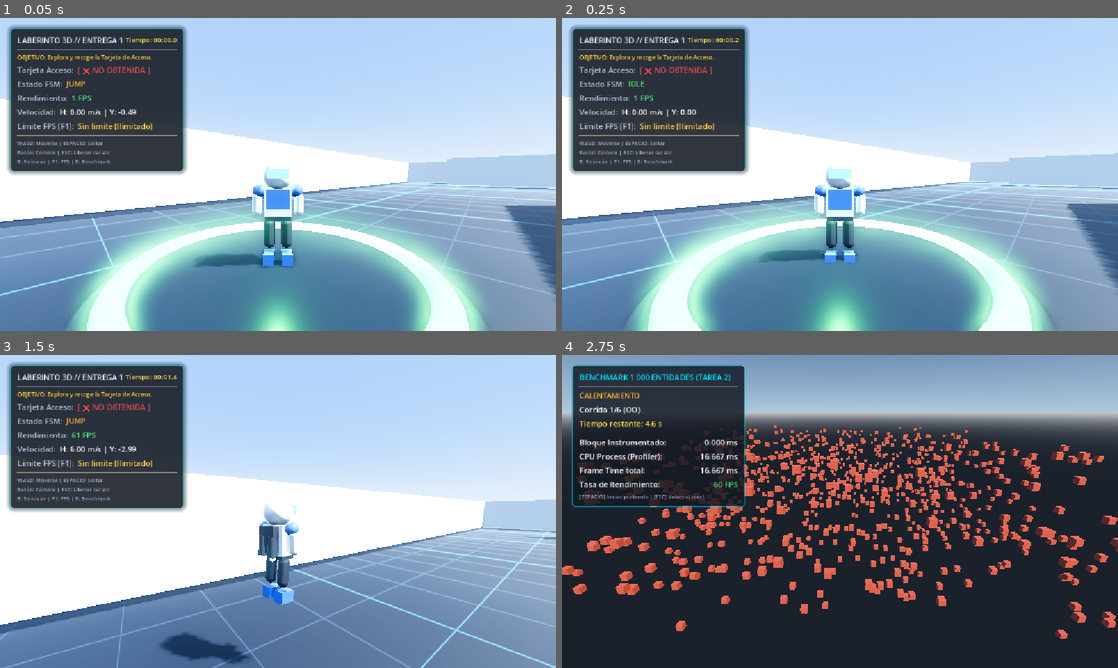
Above: before the commit, frames 1-4 (two rows, left to right).
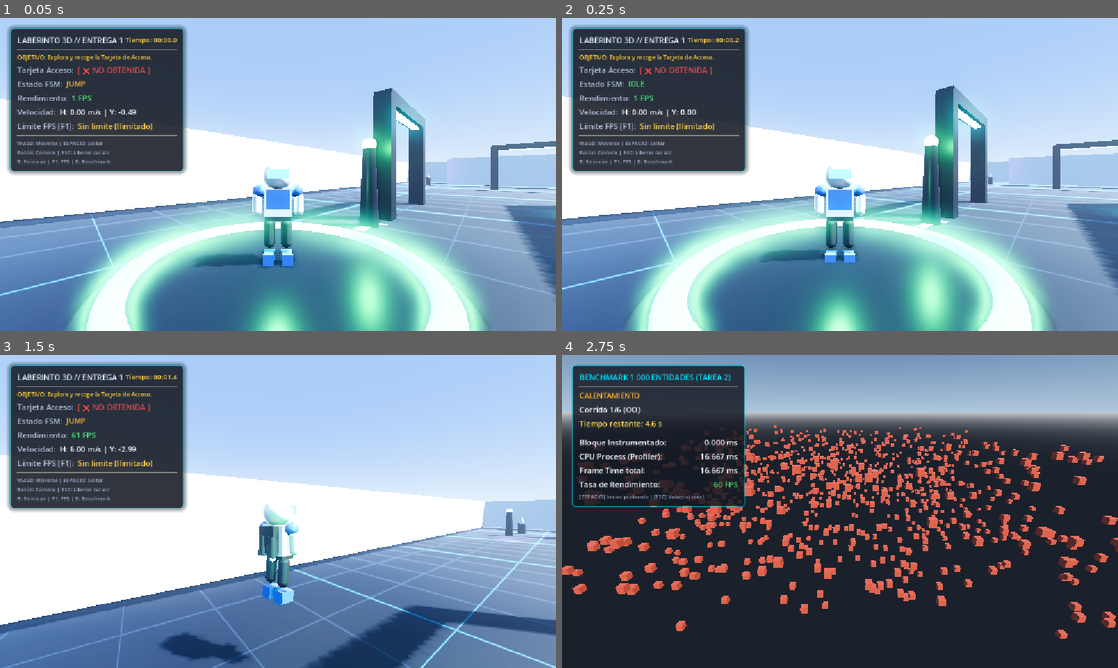
Above: after the commit, the same moments.

Repository: Xavii-rod03/Juego3D
Game: Godot game, scene res://scenes/level.tscn
Same seed, same stepped clock (60 frames per second), same inputs: the game is played once before the commit and once after it.
Inputs (mouse positions are in pixels of both pictures, inside the frame that each line leads up to):
- Up to frame 1 (0.05 s): no input
- Up to frame 2 (0.25 s): no input
- Up to frame 3 (1.5 s): tap Enter at 0.5, 1.35 s; move the mouse to (305, 511) at 0.52 s; hold W (move_forward) from 0.53 s (still down); tap Space (jump) at 0.6, 0.77, 1.07 s; move the mouse to (250, 511) at 1.27 s
- Up to frame 4 (2.75 s): keep holding W (move_forward); tap Space (jump) at 1.52, 1.55, 1.82, 2.3 s; move the mouse to (851, 505) at 2.02 s; tap B at 2.1 s

The runs differ from the first frame. In frame 1, 8.2% of the frame differs, in the area x 14-100%, y 22-100%; in frame 2, 8.2%; in frame 3, 4.7%; in frame 4, nothing differs.

Commit message:
Mejora visual del nivel: balizas de colores, cajas sci-fi, arcos de pasillo, terminales de control y flechas de energia en suelo

Diff:
--- a/scenes/level.tscn
+++ b/scenes/level.tscn
@@ -7,12 +7,18 @@
 [ext_resource type="PackedScene" uid="uid://c8m3v9x2k1b7p" path="res://scenes/interactables/key_item.tscn" id="4_key"]
 [ext_resource type="PackedScene" uid="uid://df2k8v4m9b7w1" path="res://scenes/interactables/door_gate.tscn" id="5_door"]
 [ext_resource type="PackedScene" uid="uid://b6k4v9x1n3q7m" path="res://scenes/interactables/goal_zone.tscn" id="6_goal"]
+[ext_resource type="PackedScene" uid="uid://dm4n8k2v1b7q9" path="res://scenes/props/light_beacon.tscn" id="7_beacon"]
+[ext_resource type="PackedScene" uid="uid://cx8m4n2k1v7b3" path="res://scenes/props/sci_fi_crate.tscn" id="8_crate"]
+[ext_resource type="PackedScene" uid="uid://b7v2k9n4m1x3q" path="res://scenes/props/corridor_arch.tscn" id="9_arch"]
+[ext_resource type="PackedScene" uid="uid://c3m7n9k2v1b8w" path="res://scenes/props/control_terminal.tscn" id="10_terminal"]
+[ext_resource type="PackedScene" uid="uid://b2m8n4k1v9b7c" path="res://scenes/props/energy_arrow.tscn" id="11_arrow"]
+[ext_resource type="PackedScene" uid="uid://dm7n4v2k1b9w8" path="res://scenes/props/jump_pad_platform.tscn" id="12_platform"]
 
 [sub_resource type="ProceduralSkyMaterial" id="SkyMat_rich"]
-sky_top_color = Color(0.28, 0.52, 0.92, 1)
-sky_horizon_color = Color(0.75, 0.83, 0.92, 1)
-ground_bottom_color = Color(0.12, 0.14, 0.18, 1)
-ground_horizon_color = Color(0.6, 0.7, 0.82, 1)
+sky_top_color = Color(0.24, 0.46, 0.88, 1)
+sky_horizon_color = Color(0.72, 0.82, 0.94, 1)
+ground_bottom_color = Color(0.1, 0.12, 0.16, 1)
+ground_horizon_color = Color(0.55, 0.65, 0.78, 1)
 sun_angle_max = 35.0
 
 [sub_resource type="Sky" id="Sky_env"]
@@ -22,28 +28,28 @@
 background_mode = 2
 sky = SubResource("Sky_env")
 tonemap_mode = 3
-tonemap_exposure = 1.08
+tonemap_exposure = 1.1
 ssao_enabled = true
 ssao_radius = 1.6
 ssao_intensity = 2.2
 glow_enabled = true
 glow_intensity = 0.9
-glow_bloom = 0.18
+glow_bloom = 0.2
 fog_enabled = true
-fog_light_color = Color(0.7, 0.8, 0.92, 1)
+fog_light_color = Color(0.68, 0.78, 0.9, 1)
 fog_density = 0.003
 fog_sky_affect = 0.25
 
 [sub_resource type="ShaderMaterial" id="ShaderMat_floor"]
 render_priority = 0
 shader = ExtResource("1_grid_shader")
-shader_parameter/background_color = Color(0.11, 0.13, 0.17, 1)
-shader_parameter/grid_color = Color(0.22, 0.28, 0.38, 1)
-shader_parameter/accent_grid_color = Color(0, 0.85, 0.95, 0.35)
+shader_parameter/background_color = Color(0.1, 0.12, 0.16, 1)
+shader_parameter/grid_color = Color(0.2, 0.26, 0.36, 1)
+shader_parameter/accent_grid_color = Color(0, 0.88, 1, 0.4)
 shader_parameter/grid_size = 2.0
 shader_parameter/line_thickness = 0.02
-shader_parameter/roughness = 0.55
-shader_parameter/metallic = 0.15
+shader_parameter/roughness = 0.5
+shader_parameter/metallic = 0.18
 
 [sub_resource type="BoxMesh" id="Mesh_floor"]
 material = SubResource("ShaderMat_floor")
@@ -53,23 +59,23 @@
 size = Vector3(70, 1, 70)
 
 [sub_resource type="StandardMaterial3D" id="Mat_WallBody"]
-albedo_color = Color(0.88, 0.9, 0.94, 1)
+albedo_color = Color(0.88, 0.91, 0.95, 1)
 roughness = 0.45
 
 [sub_resource type="StandardMaterial3D" id="Mat_WallTrim"]
-albedo_color = Color(0.18, 0.2, 0.25, 1)
+albedo_color = Color(0.16, 0.18, 0.24, 1)
 roughness = 0.5
-metallic = 0.3
+metallic = 0.35
 
 [sub_resource type="StandardMaterial3D" id="Mat_NeonCyan"]
-albedo_color = Color(0, 0.88, 1, 1)
+albedo_color = Color(0, 0.9, 1, 1)
 emission_enabled = true
-emission = Color(0, 0.88, 1, 1)
-emission_energy_multiplier = 2.0
+emission = Color(0, 0.9, 1, 1)
+emission_energy_multiplier = 2.5
 
 [sub_resource type="StandardMaterial3D" id="Mat_StartPad"]
-albedo_color = Color(0.15, 0.18, 0.22, 1)
-metallic = 0.5
+albedo_color = Color(0.14, 0.16, 0.2, 1)
+metallic = 0.6
 roughness = 0.3
 
 [sub_resource type="CylinderMesh" id="CylinderMesh_start"]
@@ -79,10 +85,10 @@
 height = 0.15
 
 [sub_resource type="StandardMaterial3D" id="Mat_StartRing"]
-albedo_color = Color(0.2, 0.9, 0.4, 1)
+albedo_color = Color(0.2, 0.95, 0.45, 1)
 emission_enabled = true
-emission = Color(0.2, 0.9, 0.4, 1)
-emission_energy_multiplier = 2.0
+emission = Color(0.2, 0.95, 0.45, 1)
+emission_energy_multiplier = 2.5
 
 [sub_resource type="TorusMesh" id="TorusMesh_startring"]
 material = SubResource("Mat_StartRing")
@@ -123,12 +129,12 @@
 
 [node name="DirectionalLight3D" type="DirectionalLight3D" parent="."]
 transform = Transform3D(0.766044, -0.492404, 0.413176, 0, 0.642788, 0.766044, -0.642788, -0.586824, 0.492404, 0, 20, 0)
-light_color = Color(1, 0.96, 0.9, 1)
-light_energy = 1.25
+light_color = Color(1, 0.97, 0.92, 1)
+light_energy = 1.3
 shadow_enabled = true
 directional_shadow_mode = 2
 directional_shadow_blend_splits = true
-directional_shadow_fade_start = 0.8
+directional_shadow_fade_start = 0.85
 
 [node name="Floor" type="StaticBody3D" parent="."]
 transform = Transform3D(1, 0, 0, 0, 1, 0, 0, 0, 1, 0, -0.5, 0)
@@ -152,9 +158,9 @@
 
 [node name="StartLight" type="OmniLight3D" parent="StartPad"]
 transform = Transform3D(1, 0, 0, 0, 1, 0, 0, 0, 1, 0, 1.5, 0)
-light_color = Color(0.2, 0.9, 0.4, 1)
-light_energy = 2.0
-omni_range = 5.0
+light_color = Color(0.2, 0.95, 0.45, 1)
+light_energy = 2.2
+omni_range = 5.5
 
 [node name="MazeWalls" type="Node3D" parent="."]
 
@@ -276,6 +282,95 @@
 transform = Transform3D(1.4, 0, 0, 0, 1, 0, 0, 0, 1, 0, 0, 0)
 shape = SubResource("Shape_Wall_8m")
 
+[node name="Props" type="Node3D" parent="."]
+
+[node name="Beacons" type="Node3D" parent="Props"]
+
+[node name="Beacon_Start" parent="Props/Beacons" instance=ExtResource("7_beacon")]
+transform = Transform3D(1, 0, 0, 0, 1, 0, 0, 0, 1, -14, 0, -18)
+beacon_color = Color(0.2, 0.95, 0.45, 1)
+
+[node name="Beacon_Hall" parent="Props/Beacons" instance=ExtResource("7_beacon")]
+transform = Transform3D(1, 0, 0, 0, 1, 0, 0, 0, 1, -3, 0, -12)
+beacon_color = Color(0, 0.9, 1, 1)
+
+[node name="Beacon_KeyRoom" parent="Props/Beacons" instance=ExtResource("7_beacon")]
+transform = Transform3D(1, 0, 0, 0, 1, 0, 0, 0, 1, 15, 0, -22)
+beacon_color = Color(0.7, 0.35, 1, 1)
+
+[node name="Beacon_GateL" parent="Props/Beacons" instance=ExtResource("7_beacon")]
+transform = Transform3D(1, 0, 0, 0, 1, 0, 0, 0, 1, -4.5, 0, 9.5)
+beacon_color = Color(1, 0.55, 0.1, 1)
+
+[node name="Beacon_GateR" parent="Props/Beacons" instance=ExtResource("7_beacon")]
+transform = Transform3D(1, 0, 0, 0, 1, 0, 0, 0, 1, 4.5, 0, 9.5)
+beacon_color = Color(1, 0.55, 0.1, 1)
+
+[node name="Beacon_Goal" parent="Props/Beacons" instance=ExtResource("7_beacon")]
+transform = Transform3D(1, 0, 0, 0, 1, 0, 0, 0, 1, 0, 0, 24)
+beacon_color = Color(1, 0.2, 0.4, 1)
+
+[node name="Arches" type="Node3D" parent="Props"]
+
+[node name="Arch_StartCorridor" parent="Props/Arches" instance=ExtResource("9_arch")]
+transform = Transform3D(1, 0, 0, 0, 1, 0, 0, 0, 1, -10, 0, -18)
+
+[node name="Arch_KeyApproach" parent="Props/Arches" instance=ExtResource("9_arch")]
+transform = Transform3D(-4.37114e-08, 0, 1, 0, 1, 0, -1, 0, -4.37114e-08, 10, 0, -12)
+
+[node name="Arch_GateApproach" parent="Props/Arches" instance=ExtResource("9_arch")]
+transform = Transform3D(1, 0, 0, 0, 1, 0, 0, 0, 1, 0, 0, 5)
+
+[node name="Crates" type="Node3D" parent="Props"]
+
+[node name="Crate_Start1" parent="Props/Crates" instance=ExtResource("8_crate")]
+transform = Transform3D(0.965926, 0, 0.258819, 0, 1, 0, -0.258819, 0, 0.965926, -22, 0, -15)
+
+[node name="Crate_Start2" parent="Props/Crates" instance=ExtResource("8_crate")]
+transform = Transform3D(0.866025, 0, -0.5, 0, 1, 0, 0.5, 0, 0.866025, -23, 0, -13.5)
+
+[node name="Crate_StartStacked" parent="Props/Crates" instance=ExtResource("8_crate")]
+transform = Transform3D(1, 0, 0, 0, 1, 0, 0, 0, 1, -22.5, 1.2, -14.2)
+
+[node name="Crate_KeyRoom1" parent="Props/Crates" instance=ExtResource("8_crate")]
+transform = Transform3D(0.707107, 0, 0.707107, 0, 1, 0, -0.707107, 0, 0.707107, 22, 0, -15)
+
+[node name="Crate_KeyRoom2" parent="Props/Crates" instance=ExtResource("8_crate")]
+transform = Transform3D(1, 0, 0, 0, 1, 0, 0, 0, 1, 23, 0, -17)
+
+[node name="Crate_GateL" parent="Props/Crates" instance=ExtResource("8_crate")]
+transform = Transform3D(0.965926, 0, -0.258819, 0, 1, 0, 0.258819, 0, 0.965926, -5.5, 0, 8.5)
+
+[node name="Crate_GateR" parent="Props/Crates" instance=ExtResource("8_crate")]
+transform = Transform3D(0.866025, 0, 0.5, 0, 1, 0, -0.5, 0, 0.866025, 5.5, 0, 8.5)
+
+[node name="Terminals" type="Node3D" parent="Props"]
+
+[node name="Terminal_Gate" parent="Props/Terminals" instance=ExtResource("10_terminal")]
+transform = Transform3D(0.866025, 0, -0.5, 0, 1, 0, 0.5, 0, 0.866025, 3.8, 0, 11)
+
+[node name="Terminal_Key" parent="Props/Terminals" instance=ExtResource("10_terminal")]
+transform = Transform3D(-1, 0, -8.74228e-08, 0, 1, 0, 8.74228e-08, 0, -1, 19, 0, -21.5)
+
+[node name="FloorArrows" type="Node3D" parent="Props"]
+
+[node name="Arrow_Start" parent="Props/FloorArrows" instance=ExtResource("11_arrow")]
+transform = Transform3D(-4.37114e-08, 0, 1, 0, 1, 0, -1, 0, -4.37114e-08, -14, 0, -18)
+
+[node name="Arrow_KeyTurn" parent="Props/FloorArrows" instance=ExtResource("11_arrow")]
+transform = Transform3D(1, 0, 0, 0, 1, 0, 0, 0, 1, 10, 0, -15)
+
+[node name="Arrow_Gate" parent="Props/FloorArrows" instance=ExtResource("11_arrow")]
+transform = Transform3D(-1, 0, -8.74228e-08, 0, 1, 0, 8.74228e-08, 0, -1, 0, 0, 2)
+
+[node name="Platforms" type="Node3D" parent="Props"]
+
+[node name="Platform_West1" parent="Props/Platforms" instance=ExtResource("12_platform")]
+transform = Transform3D(1, 0, 0, 0, 1, 0, 0, 0, 1, -15, 0, 2)
+
+[node name="Platform_West2" parent="Props/Platforms" instance=ExtResource("12_platform")]
+transform = Transform3D(1, 0, 0, 0, 1, 0, 0, 0, 1, -15, 1.4, 8)
+
 [node name="Interactables" type="Node3D" parent="."]
 
 [node name="KeyItem" parent="Interactables" instance=ExtResource("4_key")]
--- /dev/null
+++ b/scenes/props/control_terminal.tscn
@@ -0,0 +1,53 @@
+[gd_scene load_steps=8 format=3 uid="uid://c3m7n9k2v1b8w"]
+
+[sub_resource type="StandardMaterial3D" id="Mat_Stand"]
+albedo_color = Color(0.18, 0.2, 0.25, 1)
+metallic = 0.7
+roughness = 0.35
+
+[sub_resource type="BoxMesh" id="Mesh_Stand"]
+material = SubResource("Mat_Stand")
+size = Vector3(0.7, 1.0, 0.5)
+
+[sub_resource type="BoxMesh" id="Mesh_ConsoleTop"]
+material = SubResource("Mat_Stand")
+size = Vector3(0.9, 0.15, 0.6)
+
+[sub_resource type="StandardMaterial3D" id="Mat_HoloScreen"]
+albedo_color = Color(0, 0.85, 1, 0.9)
+emission_enabled = true
+emission = Color(0, 0.85, 1, 1)
+emission_energy_multiplier = 3.0
+
+[sub_resource type="BoxMesh" id="Mesh_HoloScreen"]
+material = SubResource("Mat_HoloScreen")
+size = Vector3(0.8, 0.5, 0.04)
+
+[sub_resource type="BoxShape3D" id="Shape_Terminal"]
+size = Vector3(0.9, 1.6, 0.6)
+
+[node name="ControlTerminal" type="StaticBody3D"]
+collision_layer = 1
+collision_mask = 0
+
+[node name="CollisionShape3D" type="CollisionShape3D" parent="."]
+transform = Transform3D(1, 0, 0, 0, 1, 0, 0, 0, 1, 0, 0.8, 0)
+shape = SubResource("Shape_Terminal")
+
+[node name="BaseStand" type="MeshInstance3D" parent="."]
+transform = Transform3D(1, 0, 0, 0, 1, 0, 0, 0, 1, 0, 0.5, 0)
+mesh = SubResource("Mesh_Stand")
+
+[node name="ConsoleTop" type="MeshInstance3D" parent="."]
+transform = Transform3D(1, 0, 0, 0, 0.965926, 0.258819, 0, -0.258819, 0.965926, 0, 1.05, 0.05)
+mesh = SubResource("Mesh_ConsoleTop")
+
+[node name="HoloScreen" type="MeshInstance3D" parent="."]
+transform = Transform3D(1, 0, 0, 0, 0.965926, -0.258819, 0, 0.258819, 0.965926, 0, 1.45, -0.05)
+mesh = SubResource("Mesh_HoloScreen")
+
+[node name="ScreenLight" type="OmniLight3D" parent="."]
+transform = Transform3D(1, 0, 0, 0, 1, 0, 0, 0, 1, 0, 1.4, 0.3)
+light_color = Color(0, 0.85, 1, 1)
+light_energy = 1.8
+omni_range = 3.5
--- /dev/null
+++ b/scenes/props/corridor_arch.tscn
@@ -0,0 +1,58 @@
+[gd_scene load_steps=8 format=3 uid="uid://b7v2k9n4m1x3q"]
+
+[sub_resource type="StandardMaterial3D" id="Mat_ArchFrame"]
+albedo_color = Color(0.16, 0.18, 0.22, 1)
+metallic = 0.5
+roughness = 0.4
+
+[sub_resource type="BoxMesh" id="Mesh_ArchPost"]
+material = SubResource("Mat_ArchFrame")
+size = Vector3(0.5, 4.4, 0.6)
+
+[sub_resource type="BoxMesh" id="Mesh_ArchBeam"]
+material = SubResource("Mat_ArchFrame")
+size = Vector3(5.6, 0.5, 0.6)
+
+[sub_resource type="StandardMaterial3D" id="Mat_NeonStrip"]
+albedo_color = Color(0, 0.9, 1, 1)
+emission_enabled = true
+emission = Color(0, 0.9, 1, 1)
+emission_energy_multiplier = 2.5
+
+[sub_resource type="BoxMesh" id="Mesh_NeonUnder"]
+material = SubResource("Mat_NeonStrip")
+size = Vector3(4.8, 0.1, 0.3)
+
+[sub_resource type="BoxShape3D" id="Shape_PostL"]
+size = Vector3(0.5, 4.4, 0.6)
+
+[sub_resource type="BoxShape3D" id="Shape_PostR"]
+size = Vector3(0.5, 4.4, 0.6)
+
+[node name="CorridorArch" type="StaticBody3D"]
+collision_layer = 1
+collision_mask = 0
+
+[node name="PostL" type="MeshInstance3D" parent="."]
+transform = Transform3D(1, 0, 0, 0, 1, 0, 0, 0, 1, -2.6, 2.2, 0)
+mesh = SubResource("Mesh_ArchPost")
+
+[node name="ColL" type="CollisionShape3D" parent="."]
+transform = Transform3D(1, 0, 0, 0, 1, 0, 0, 0, 1, -2.6, 2.2, 0)
+shape = SubResource("Shape_PostL")
+
+[node name="PostR" type="MeshInstance3D" parent="."]
+transform = Transform3D(1, 0, 0, 0, 1, 0, 0, 0, 1, 2.6, 2.2, 0)
+mesh = SubResource("Mesh_ArchPost")
+
+[node name="ColR" type="CollisionShape3D" parent="."]
+transform = Transform3D(1, 0, 0, 0, 1, 0, 0, 0, 1, 2.6, 2.2, 0)
+shape = SubResource("Shape_PostR")
+
+[node name="TopBeam" type="MeshInstance3D" parent="."]
+transform = Transform3D(1, 0, 0, 0, 1, 0, 0, 0, 1, 0, 4.3, 0)
+mesh = SubResource("Mesh_ArchBeam")
+
+[node name="NeonUnder" type="MeshInstance3D" parent="."]
+transform = Transform3D(1, 0, 0, 0, 1, 0, 0, 0, 1, 0, 4.0, 0)
+mesh = SubResource("Mesh_NeonUnder")
--- /dev/null
+++ b/scenes/props/energy_arrow.tscn
@@ -0,0 +1,25 @@
+[gd_scene load_steps=6 format=3 uid="uid://b2m8n4k1v9b7c"]
+
+[sub_resource type="StandardMaterial3D" id="Mat_ArrowGlow"]
+albedo_color = Color(0, 0.9, 1, 1)
+emission_enabled = true
+emission = Color(0, 0.9, 1, 1)
+emission_energy_multiplier = 2.5
+
+[sub_resource type="BoxMesh" id="Mesh_ArrowStem"]
+material = SubResource("Mat_ArrowGlow")
+size = Vector3(0.3, 0.02, 0.8)
+
+[sub_resource type="PrismMesh" id="PrismMesh_head"]
+material = SubResource("Mat_ArrowGlow")
+size = Vector3(0.8, 0.6, 0.02)
+
+[node name="EnergyArrow" type="Node3D"]
+
+[node name="Stem" type="MeshInstance3D" parent="."]
+transform = Transform3D(1, 0, 0, 0, 1, 0, 0, 0, 1, 0, 0.01, -0.4)
+mesh = SubResource("Mesh_ArrowStem")
+
+[node name="Head" type="MeshInstance3D" parent="."]
+transform = Transform3D(1, 0, 0, 0, -4.37114e-08, 1, 0, -1, -4.37114e-08, 0, 0.01, 0.2)
+mesh = SubResource("PrismMesh_head")
--- /dev/null
+++ b/scenes/props/jump_pad_platform.tscn
@@ -0,0 +1,66 @@
+[gd_scene load_steps=8 format=3 uid="uid://dm7n4v2k1b9w8"]
+
+[sub_resource type="BoxShape3D" id="BoxShape3D_plat"]
+size = Vector3(3.2, 1.4, 3.2)
+
+[sub_resource type="StandardMaterial3D" id="Mat_Base"]
+albedo_color = Color(0.18, 0.2, 0.25, 1)
+metallic = 0.5
+roughness = 0.4
+
+[sub_resource type="BoxMesh" id="Mesh_Base"]
+material = SubResource("Mat_Base")
+size = Vector3(3.2, 1.3, 3.2)
+
+[sub_resource type="StandardMaterial3D" id="Mat_Top"]
+albedo_color = Color(1, 0.65, 0.15, 1)
+emission_enabled = true
+emission = Color(1, 0.65, 0.15, 1)
+emission_energy_multiplier = 2.0
+
+[sub_resource type="BoxMesh" id="Mesh_TopPad"]
+material = SubResource("Mat_Top")
+size = Vector3(2.8, 0.15, 2.8)
+
+[sub_resource type="StandardMaterial3D" id="Mat_Pillar"]
+albedo_color = Color(0.12, 0.14, 0.18, 1)
+metallic = 0.8
+roughness = 0.2
+
+[sub_resource type="CylinderMesh" id="CylinderMesh_corner"]
+material = SubResource("Mat_Pillar")
+top_radius = 0.12
+bottom_radius = 0.15
+height = 1.4
+
+[node name="JumpPlatform" type="StaticBody3D"]
+collision_layer = 1
+collision_mask = 0
+
+[node name="CollisionShape3D" type="CollisionShape3D" parent="."]
+transform = Transform3D(1, 0, 0, 0, 1, 0, 0, 0, 1, 0, 0.7, 0)
+shape = SubResource("BoxShape3D_plat")
+
+[node name="Base" type="MeshInstance3D" parent="."]
+transform = Transform3D(1, 0, 0, 0, 1, 0, 0, 0, 1, 0, 0.65, 0)
+mesh = SubResource("Mesh_Base")
+
+[node name="TopPad" type="MeshInstance3D" parent="."]
+transform = Transform3D(1, 0, 0, 0, 1, 0, 0, 0, 1, 0, 1.35, 0)
+mesh = SubResource("Mesh_TopPad")
+
+[node name="CornerL" type="MeshInstance3D" parent="."]
+transform = Transform3D(1, 0, 0, 0, 1, 0, 0, 0, 1, -1.5, 0.7, -1.5)
+mesh = SubResource("CylinderMesh_corner")
+
+[node name="CornerR" type="MeshInstance3D" parent="."]
+transform = Transform3D(1, 0, 0, 0, 1, 0, 0, 0, 1, 1.5, 0.7, -1.5)
+mesh = SubResource("CylinderMesh_corner")
+
+[node name="CornerBL" type="MeshInstance3D" parent="."]
+transform = Transform3D(1, 0, 0, 0, 1, 0, 0, 0, 1, -1.5, 0.7, 1.5)
+mesh = SubResource("CylinderMesh_corner")
+
+[node name="CornerBR" type="MeshInstance3D" parent="."]
+transform = Transform3D(1, 0, 0, 0, 1, 0, 0, 0, 1, 1.5, 0.7, 1.5)
+mesh = SubResource("CylinderMesh_corner")
--- /dev/null
+++ b/scenes/props/light_beacon.tscn
@@ -0,0 +1,52 @@
+[gd_scene load_steps=7 format=3 uid="uid://dm4n8k2v1b7q9"]
+
+[ext_resource type="Script" path="res://scripts/props/light_beacon.gd" id="1_beacon"]
+
+[sub_resource type="StandardMaterial3D" id="Mat_Pillar"]
+albedo_color = Color(0.18, 0.2, 0.24, 1)
+metallic = 0.6
+roughness = 0.35
+
+[sub_resource type="CylinderMesh" id="CylinderMesh_pillar"]
+material = SubResource("Mat_Pillar")
+top_radius = 0.18
+bottom_radius = 0.28
+height = 2.4
+
+[sub_resource type="StandardMaterial3D" id="Mat_BulbInit"]
+albedo_color = Color(0, 0.9, 1, 1)
+emission_enabled = true
+emission = Color(0, 0.9, 1, 1)
+emission_energy_multiplier = 2.5
+
+[sub_resource type="SphereMesh" id="SphereMesh_bulb"]
+material = SubResource("Mat_BulbInit")
+radius = 0.22
+height = 0.44
+
+[sub_resource type="CylinderShape3D" id="CylinderShape3D_col"]
+height = 2.4
+radius = 0.35
+
+[node name="LightBeacon" type="StaticBody3D"]
+collision_layer = 1
+collision_mask = 0
+script = ExtResource("1_beacon")
+
+[node name="CollisionShape3D" type="CollisionShape3D" parent="."]
+transform = Transform3D(1, 0, 0, 0, 1, 0, 0, 0, 1, 0, 1.2, 0)
+shape = SubResource("CylinderShape3D_col")
+
+[node name="Pillar" type="MeshInstance3D" parent="."]
+transform = Transform3D(1, 0, 0, 0, 1, 0, 0, 0, 1, 0, 1.2, 0)
+mesh = SubResource("CylinderMesh_pillar")
+
+[node name="Bulb" type="MeshInstance3D" parent="Pillar"]
+transform = Transform3D(1, 0, 0, 0, 1, 0, 0, 0, 1, 0, 1.3, 0)
+mesh = SubResource("SphereMesh_bulb")
+
+[node name="OmniLight3D" type="OmniLight3D" parent="."]
+transform = Transform3D(1, 0, 0, 0, 1, 0, 0, 0, 1, 0, 2.6, 0)
+light_color = Color(0, 0.9, 1, 1)
+light_energy = 2.2
+omni_range = 7.0
--- /dev/null
+++ b/scenes/props/sci_fi_crate.tscn
@@ -0,0 +1,49 @@
+[gd_scene load_steps=7 format=3 uid="uid://cx8m4n2k1v7b3"]
+
+[sub_resource type="BoxShape3D" id="BoxShape3D_crate"]
+size = Vector3(1.2, 1.2, 1.2)
+
+[sub_resource type="StandardMaterial3D" id="Mat_CrateBase"]
+albedo_color = Color(0.18, 0.22, 0.28, 1)
+metallic = 0.6
+roughness = 0.4
+
+[sub_resource type="BoxMesh" id="Mesh_CrateBase"]
+material = SubResource("Mat_CrateBase")
+size = Vector3(1.2, 1.2, 1.2)
+
+[sub_resource type="StandardMaterial3D" id="Mat_CrateAccent"]
+albedo_color = Color(1, 0.6, 0.1, 1)
+metallic = 0.4
+roughness = 0.3
+emission_enabled = true
+emission = Color(1, 0.6, 0.1, 1)
+emission_energy_multiplier = 0.8
+
+[sub_resource type="BoxMesh" id="Mesh_CrateBand"]
+material = SubResource("Mat_CrateAccent")
+size = Vector3(1.22, 0.25, 1.22)
+
+[sub_resource type="BoxMesh" id="Mesh_CrateBandV"]
+material = SubResource("Mat_CrateAccent")
+size = Vector3(0.25, 1.22, 1.22)
+
+[node name="SciFiCrate" type="StaticBody3D"]
+collision_layer = 1
+collision_mask = 0
+
+[node name="CollisionShape3D" type="CollisionShape3D" parent="."]
+transform = Transform3D(1, 0, 0, 0, 1, 0, 0, 0, 1, 0, 0.6, 0)
+shape = SubResource("BoxShape3D_crate")
+
+[node name="MainMesh" type="MeshInstance3D" parent="."]
+transform = Transform3D(1, 0, 0, 0, 1, 0, 0, 0, 1, 0, 0.6, 0)
+mesh = SubResource("Mesh_CrateBase")
+
+[node name="BandH" type="MeshInstance3D" parent="."]
+transform = Transform3D(1, 0, 0, 0, 1, 0, 0, 0, 1, 0, 0.6, 0)
+mesh = SubResource("Mesh_CrateBand")
+
+[node name="BandV" type="MeshInstance3D" parent="."]
+transform = Transform3D(1, 0, 0, 0, 1, 0, 0, 0, 1, 0, 0.6, 0)
+mesh = SubResource("Mesh_CrateBandV")
--- /dev/null
+++ b/scripts/props/light_beacon.gd
@@ -0,0 +1,23 @@
+extends Node3D
+class_name LightBeacon
+
+@export var beacon_color: Color = Color(0.0, 0.9, 1.0)
+@export var light_energy: float = 2.2
+@export var light_range: float = 7.0
+
+@onready var bulb_mesh: MeshInstance3D = $Pillar/Bulb
+@onready var omni_light: OmniLight3D = $OmniLight3D
+
+func _ready() -> void:
+	if is_instance_valid(omni_light):
+		omni_light.light_color = beacon_color
+		omni_light.light_energy = light_energy
+		omni_light.omni_range = light_range
+
+	if is_instance_valid(bulb_mesh):
+		var mat = StandardMaterial3D.new()
+		mat.albedo_color = beacon_color
+		mat.emission_enabled = true
+		mat.emission = beacon_color
+		mat.emission_energy_multiplier = 2.5
+		bulb_mesh.material_override = mat
Not shown: 1 places in scenes/level.tscn that only renumber resources
Not shown, added: scripts/interactables/door_gate.gd.uid
Not shown, added: scripts/interactables/goal_zone.gd.uid
Not shown, added: scripts/interactables/key_item.gd.uid
Not shown, added: scripts/level_controller.gd.uid
